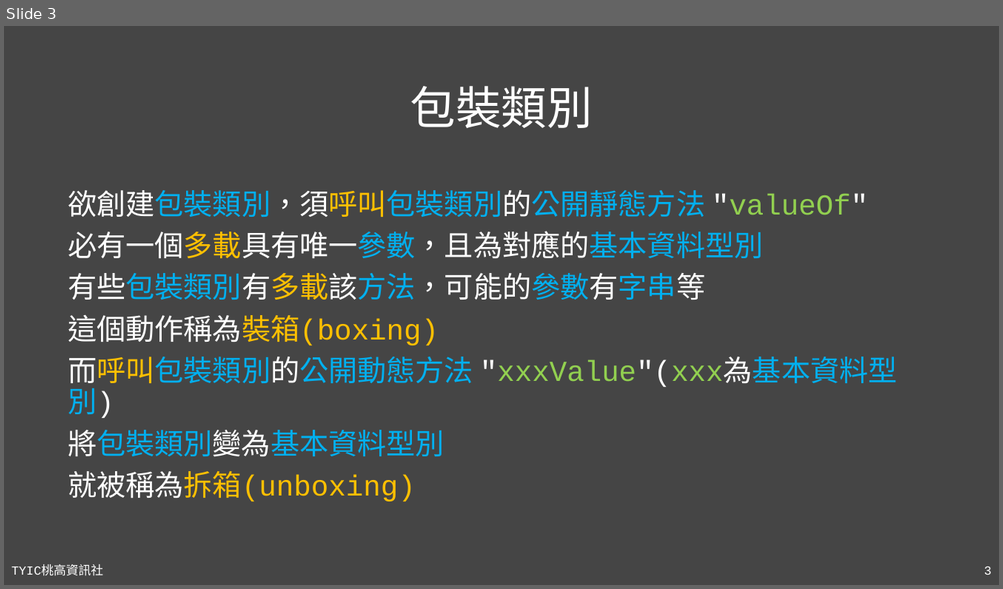
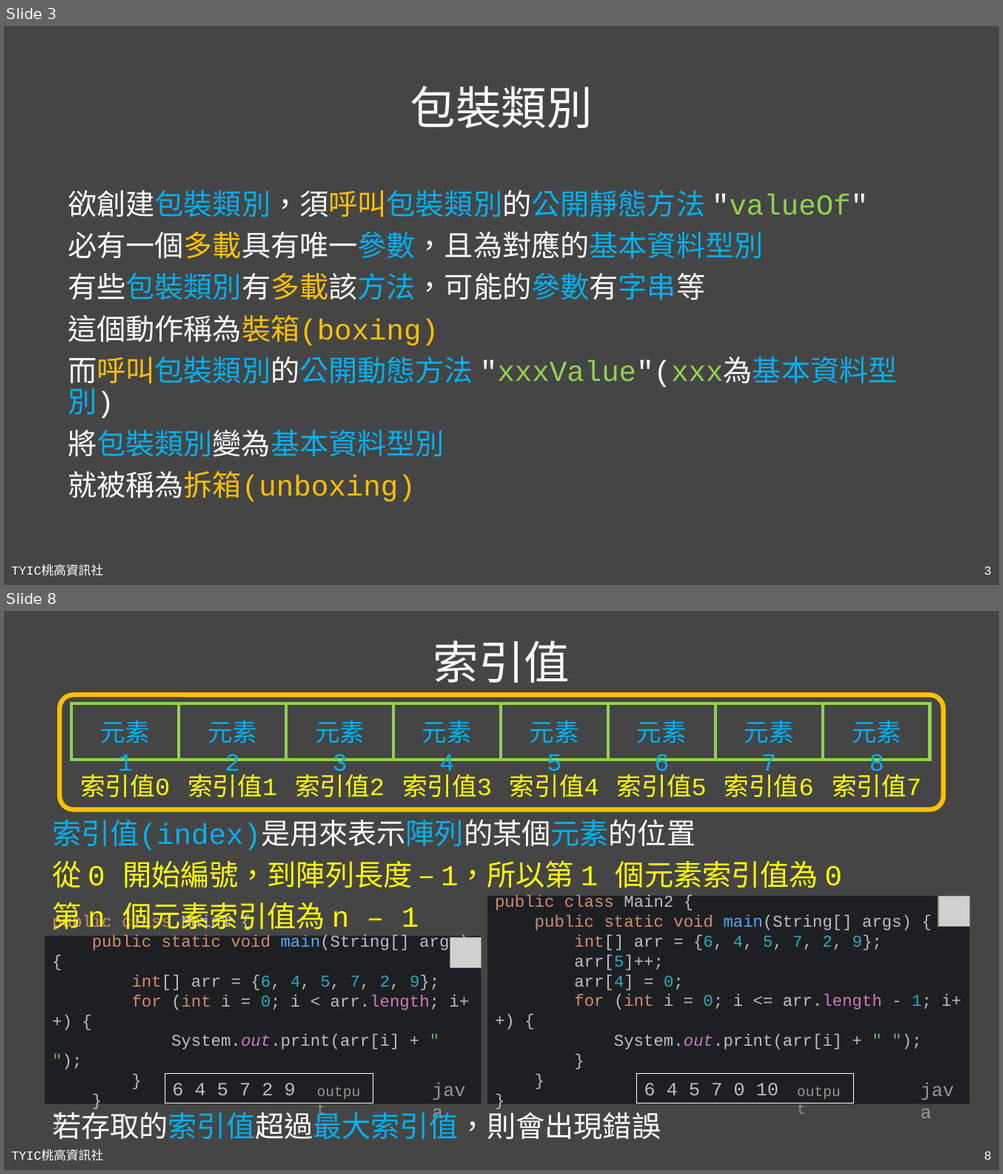
Before and after one commit to TYSHIC/slides, a slide deck: powerpoint/10_包裝類別與工具類別(1).pptx. Shown one above the other, each under a label of ours: slide 3 before the commit, slides 3 and 8 after it; the slides between them are not shown. The pictures are 1003x589 and 1003x1174 pixels, drawn with LibreOffice and Linux fonts; fonts in the diff are those of the drawing; grey boxes stand for pictures. Boxes give left, top, right and bottom in pixels: in the first picture for what was removed or moved away, otherwise in the second. Text is boxed around its words. In the diff, an @@ line names an element or a change of style, - is before the commit and + after.

```diff
--- a/powerpoint/10_包裝類別與工具類別(1).pptx
+++ b/powerpoint/10_包裝類別與工具類別(1).pptx
@@ slide 8 added at bbox=[4, 611, 999, 1170], background #454545; not listed: 2 template elements that a slide beside it also shows @@
@@ title added at bbox=[432, 641, 569, 683], 44 pt, text #FFFFFF @@
+索引值
@@ group added at bbox=[60, 695, 943, 810]: 16 texts, 9 lines, 1 rectangle, 1 rounded rectangle @@
+元素1
+元素2
+元素3
+元素4
+元素5
+元素6
+元素7
+元素8
+索引值0
+索引值1
+索引值2
+索引值3
+索引值4
+索引值5
+索引值6
+索引值7
@@ text added at bbox=[52, 820, 842, 931], 28 pt, text #FFFF00 @@
+索引值(index)是用來表示陣列的某個元素的位置
+從 0 開始編號，到陣列長度 – 1，所以第 1 個元素索引值為 0
+第 n 個元素索引值為 n – 1
@@ rectangle added at bbox=[487, 896, 970, 1104], fill #1E1F22, 16 pt, text #BCBEC4 @@
+public class Main2 {
+public static void main(String[] args) {
+int[] arr = {6, 4, 5, 7, 2, 9};
+arr[5]++;
+arr[4] = 0;
+for (int i = 0; i <= arr.length - 1; i++) {
+System.out.print(arr[i] + " ");
+}
+}
+}
@@ picture added at bbox=[938, 896, 970, 926] @@
@@ rectangle added at bbox=[45, 937, 481, 1105], fill #1E1F22, 16 pt, text #BCBEC4 @@
+public class Main1 {
+public static void main(String[] args) {
+int[] arr = {6, 4, 5, 7, 2, 9};
+for (int i = 0; i < arr.length; i++) {
+System.out.print(arr[i] + " ");
+}
+}
+}
@@ picture added at bbox=[449, 938, 481, 968] @@
@@ rectangle added at bbox=[165, 1073, 373, 1103], fill #1E1F22, outline #FFFFFF 0.75 pt, 18 pt, text #BCBEC4 @@
+6 4 5 7 2 9
@@ text added at bbox=[425, 1074, 481, 1104], 18 pt, text #969696 @@
+java
@@ rectangle added at bbox=[637, 1073, 853, 1103], fill #1E1F22, outline #FFFFFF 0.75 pt, 18 pt, text #BCBEC4 @@
+6 4 5 7 0 10
@@ text added at bbox=[913, 1074, 970, 1104], 18 pt, text #969696 @@
+java
@@ text added at bbox=[309, 1079, 373, 1104], 14 pt, text #969696 @@
+output
@@ text added at bbox=[790, 1079, 853, 1104], 14 pt, text #969696 @@
+output
@@ text added at bbox=[52, 1108, 660, 1139], 28 pt, text #FFFFFF @@
+若存取的索引值超過最大索引值，則會出現錯誤
```
Also in this commit, not shown: 2 slides changed, 6 other slides added, 7 other files.
